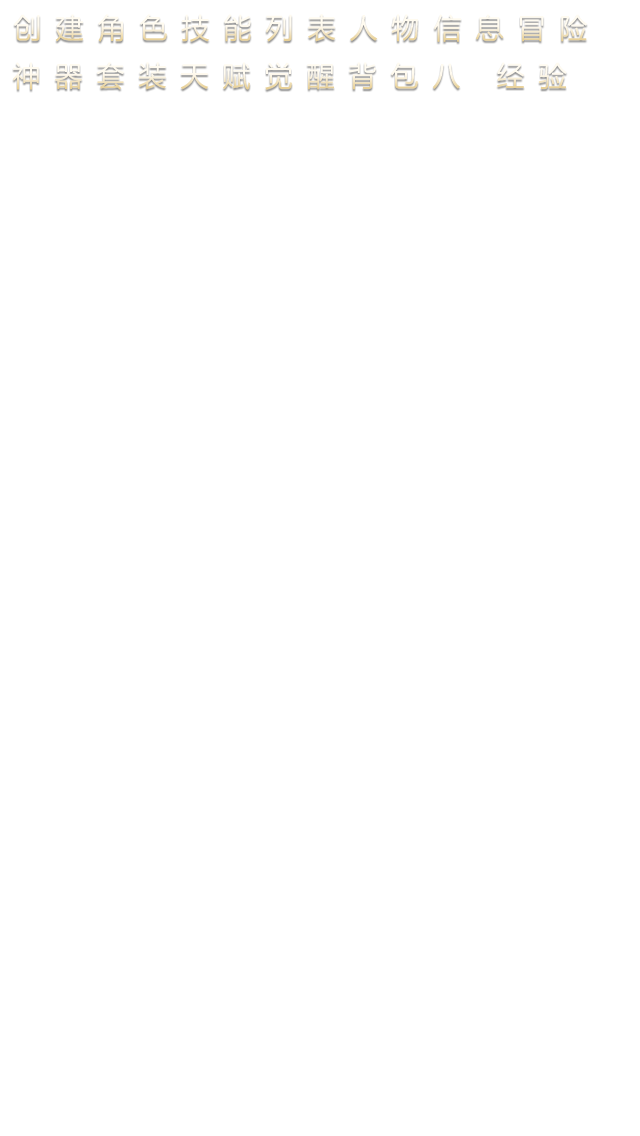
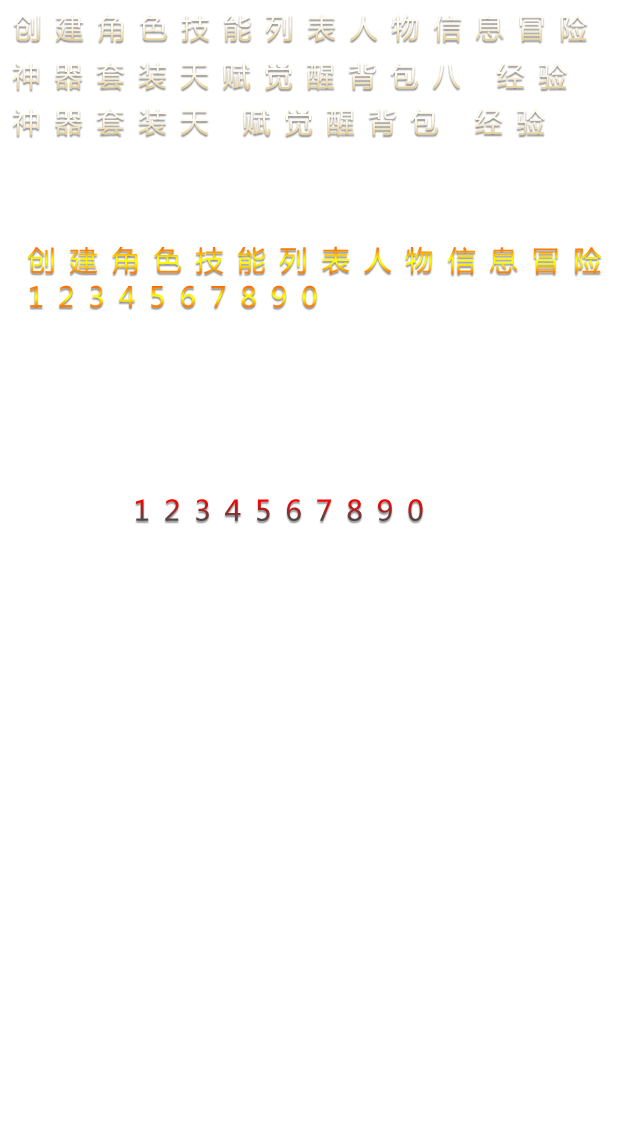
Revision of a layered 640x1136 image; what changed, layer by layer:
added layer "神器套装天赋觉醒背包八 经验 副本" in group "export?offset=0,0,3,0" over [13, 108, 545, 136]
added group "export?offset=0,0,3,0" (2nd of 3) with 2 layers above "export?offset=0,0,3,0" over [27, 246, 602, 308]
added layer "1234567890" (1st of 2, in "export?offset=0,0,3,0") in group "export?offset=0,0,3,0" over [30, 285, 317, 308]
added layer "创建角色技能列表人物信息冒险" (2nd of 2, in "export?offset=0,0,3,0") in group "export?offset=0,0,3,0" over [27, 246, 602, 275]
added group "export?offset=0,0,3,0" (3rd of 3) with 1 layers above "背景" over [136, 499, 423, 521]
added layer "1234567890" (2nd of 2, in "export?offset=0,0,3,0") in group "export?offset=0,0,3,0" over [136, 499, 423, 521]
